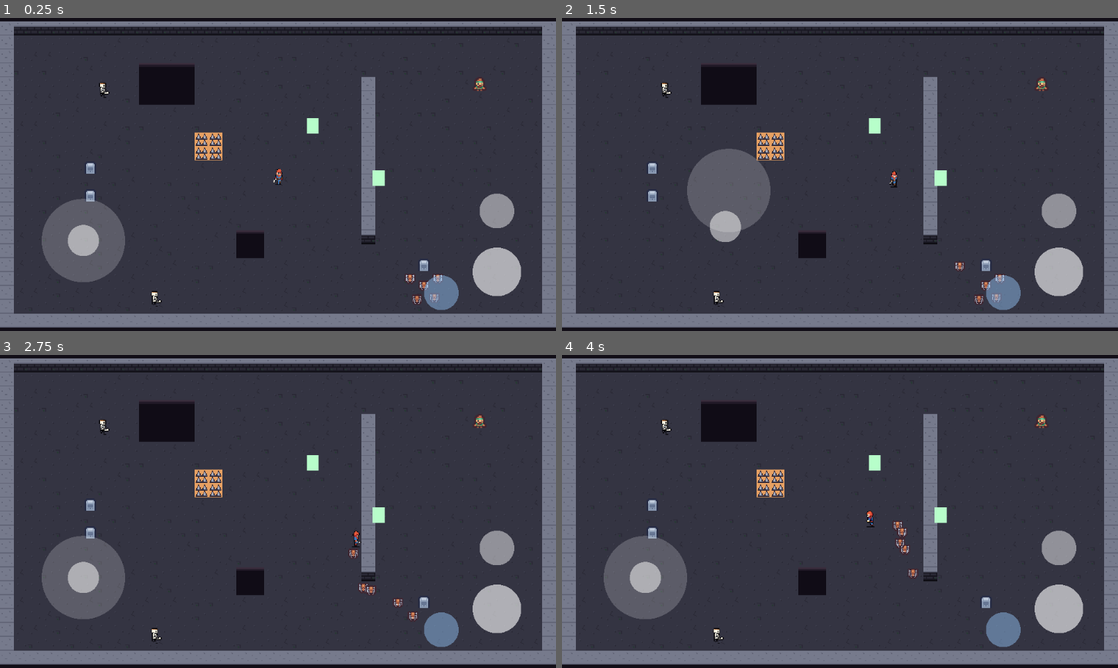
Above: before the commit, frames 1-4 (two rows, left to right).
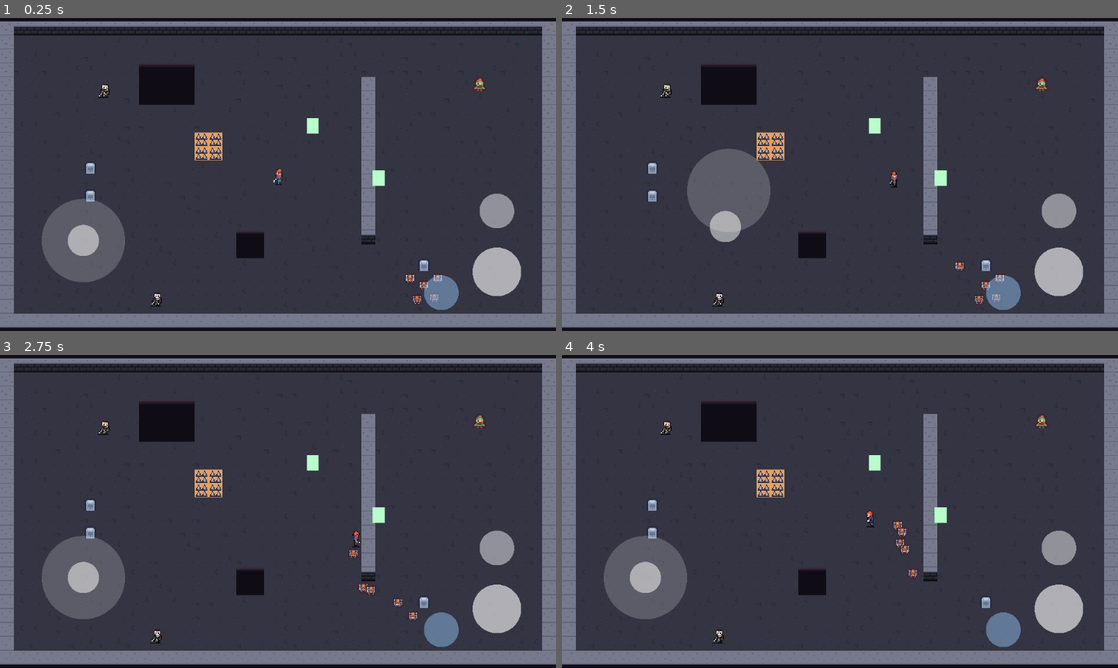
Above: after the commit, the same moments.

Repository: arturan2101/diplome_game
Game: Godot game, scene res://tests/manual/arena.tscn
Same seed, same stepped clock (60 frames per second), same inputs: the game is played once before the commit and once after it. This scene is started directly instead of the project's main scene.
Inputs (mouse positions are in pixels of both pictures, inside the frame that each line leads up to):
- Up to frame 1 (0.25 s): no input
- Up to frame 2 (1.5 s): tap Enter (ui_accept) at 0.5, 0.77 s; move the mouse to (962, 158) at 0.52 s; hold D (move_right) 0.53-1.25 s; hold J (attack) 0.53-1.25 s; click (962, 158) at 0.67 s; drag from (728, 190) to (717, 299) at 1.27 s
- Up to frame 3 (2.75 s): move the mouse to (333, 442) at 2.02 s; hold D (move_right) from 2.03 s (still down); tap U (spell_1) at 2.1 s
- Up to frame 4 (4 s): release D (move_right) at 2.75 s; drag from (812, 574) to (667, 426) at 2.77 s; move the mouse to (1006, 558) at 3.52 s; hold A (move_left) from 3.53 s (still down); tap K (swap_weapon) at 3.6 s; tap Enter (ui_accept) at 3.77 s

The runs differ from the first frame. In frame 1, 0.1% of the frame differs, in the area x 17-30%, y 20-93%; in frame 2, 0.1%; in frame 3, 0.1%; in frame 4, 0.1%.

Commit message:
One enemy scene: AnimatedSprite2D with SpriteFrames from the enemy data
skeleton.tscn removed; enemies without animations show their old picture.

Co-Authored-By: Claude Opus 5.5 <noreply@anthropic.com>
Claude-Session: https://claude.ai/code/session_01STxjqmjzwf24pFVdgpKBgK

Diff:
--- a/actors/enemies/enemy.gd
+++ b/actors/enemies/enemy.gd
@@ -36,6 +36,8 @@
 @export var waypoint_reach: float = 4.0
 ## Tint of a dormant enemy: a sleeping boss looks like stone.
 @export var dormant_color: Color = Color(0.55, 0.58, 0.68)
+## Drawing offset of animated 24x24 art, so the feet stand on the body's origin.
+@export var animated_offset: Vector2 = Vector2(0, -4)
 
 var state: State = State.IDLE
 ## A dormant enemy stands still, does not notice the player and takes no damage until
@@ -271,6 +273,19 @@
 		if data.sprite != null:
 			sprite.texture = data.sprite
 		sprite.scale = Vector2.ONE * data.sprite_scale
+	var animated: AnimatedSprite2D = visual as AnimatedSprite2D
+	if animated != null:
+		if data.sprite_frames != null:
+			animated.sprite_frames = data.sprite_frames
+			animated.offset = animated_offset
+		elif data.sprite != null:
+			# No animations yet: the old still picture as a one-frame placeholder.
+			var still: SpriteFrames = SpriteFrames.new()
+			still.add_frame(&"default", data.sprite)
+			animated.sprite_frames = still
+			animated.offset = Vector2.ZERO
+			animated.scale = Vector2.ONE * data.sprite_scale
+		animated.play(animated.sprite_frames.get_animation_names()[0] if animated.sprite_frames != null else &"default")
 	# New shape objects: the ones in the scene file are shared by all instances.
 	if body_shape != null:
 		var body_circle: CircleShape2D = CircleShape2D.new()
--- a/actors/enemies/enemy.tscn
+++ b/actors/enemies/enemy.tscn
@@ -1,10 +1,11 @@
-[gd_scene load_steps=8 format=3]
+[gd_scene load_steps=9 format=3]
 
 [ext_resource type="Script" path="res://actors/enemies/enemy.gd" id="1"]
 [ext_resource type="Script" path="res://combat/health.gd" id="2"]
 [ext_resource type="Script" path="res://combat/hurtbox.gd" id="3"]
 [ext_resource type="Script" path="res://level/hazard_receiver.gd" id="4"]
 [ext_resource type="Resource" path="res://level/hazards.tres" id="5"]
+[ext_resource type="Script" path="res://actors/actor_sprite_animator.gd" id="7"]
 
 [sub_resource type="CircleShape2D" id="body_circle"]
 radius = 6.0
@@ -26,7 +27,8 @@
 [node name="CollisionShape2D" type="CollisionShape2D" parent="."]
 shape = SubResource("body_circle")
 
-[node name="Sprite" type="Sprite2D" parent="."]
+[node name="Sprite" type="AnimatedSprite2D" parent="."]
+script = ExtResource("7")
 
 [node name="Health" type="Node" parent="."]
 script = ExtResource("2")
--- a/actors/enemies/enemy_data.gd
+++ b/actors/enemies/enemy_data.gd
@@ -8,6 +8,9 @@
 @export var display_name: String = ""
 ## Picture of the enemy. Empty keeps whatever the enemy scene shows.
 @export var sprite: Texture2D
+## Animations "<idle|walk>_<down|up|left|right>" (24x24 art). Empty: the enemy shows
+## sprite as a still placeholder.
+@export var sprite_frames: SpriteFrames
 ## Scale of the picture (beetles are smaller than a tile).
 @export var sprite_scale: float = 1.0
 ## Radius of the body collision in pixels; the hurtbox is one pixel larger.
--- a/actors/enemies/skeleton.tres
+++ b/actors/enemies/skeleton.tres
@@ -3,7 +3,7 @@
 [ext_resource type="Script" path="res://actors/enemies/enemy_data.gd" id="1"]
 [ext_resource type="Texture2D" path="res://assets/sprites/skeleton.tres" id="2"]
 [ext_resource type="Resource" path="res://actors/enemies/skeleton_weapon.tres" id="3"]
-[ext_resource type="PackedScene" path="res://actors/enemies/skeleton.tscn" id="4"]
+[ext_resource type="SpriteFrames" path="res://assets/art/enemies/skeleton_frames.tres" id="4"]
 
 [resource]
 script = ExtResource("1")
@@ -18,4 +18,4 @@
 attack_range = 18.0
 windup = 0.55
 recovery = 0.6
-scene = ExtResource("4")
+sprite_frames = ExtResource("4")
--- a/actors/enemies/skeleton.tscn
+++ /dev/null
@@ -1,55 +0,0 @@
-[gd_scene load_steps=10 format=3]
-
-[ext_resource type="Script" path="res://actors/enemies/enemy.gd" id="1"]
-[ext_resource type="Script" path="res://combat/health.gd" id="2"]
-[ext_resource type="Script" path="res://combat/hurtbox.gd" id="3"]
-[ext_resource type="Script" path="res://level/hazard_receiver.gd" id="4"]
-[ext_resource type="Resource" path="res://level/hazards.tres" id="5"]
-[ext_resource type="SpriteFrames" path="res://assets/art/enemies/skeleton_frames.tres" id="6"]
-[ext_resource type="Script" path="res://actors/actor_sprite_animator.gd" id="7"]
-
-[sub_resource type="CircleShape2D" id="body_circle"]
-radius = 6.0
-
-[sub_resource type="CircleShape2D" id="hurtbox_circle"]
-radius = 7.0
-
-[node name="Enemy" type="CharacterBody2D" node_paths=PackedStringArray("health", "hurtbox", "visual", "hazards", "body_shape", "hurtbox_shape")]
-collision_layer = 4
-collision_mask = 7
-script = ExtResource("1")
-health = NodePath("Health")
-hurtbox = NodePath("Hurtbox")
-visual = NodePath("Sprite")
-hazards = NodePath("HazardReceiver")
-body_shape = NodePath("CollisionShape2D")
-hurtbox_shape = NodePath("Hurtbox/CollisionShape2D")
-
-[node name="CollisionShape2D" type="CollisionShape2D" parent="."]
-shape = SubResource("body_circle")
-
-[node name="Sprite" type="AnimatedSprite2D" parent="."]
-sprite_frames = ExtResource("6")
-animation = &"idle_down"
-autoplay = "idle_down"
-offset = Vector2(0, -4)
-script = ExtResource("7")
-
-[node name="Health" type="Node" parent="."]
-script = ExtResource("2")
-
-[node name="Hurtbox" type="Area2D" parent="." node_paths=PackedStringArray("health")]
-collision_layer = 16
-collision_mask = 0
-script = ExtResource("3")
-health = NodePath("../Health")
-
-[node name="CollisionShape2D" type="CollisionShape2D" parent="Hurtbox"]
-shape = SubResource("hurtbox_circle")
-
-[node name="HazardReceiver" type="Node" parent="." node_paths=PackedStringArray("body", "health", "visual")]
-script = ExtResource("4")
-body = NodePath("..")
-health = NodePath("../Health")
-visual = NodePath("../Sprite")
-data = ExtResource("5")
